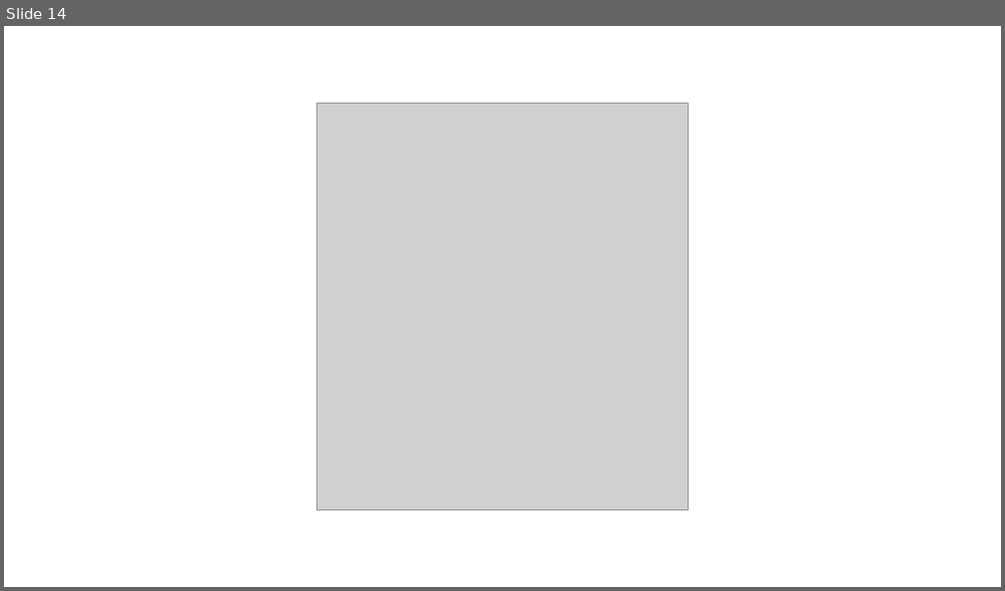
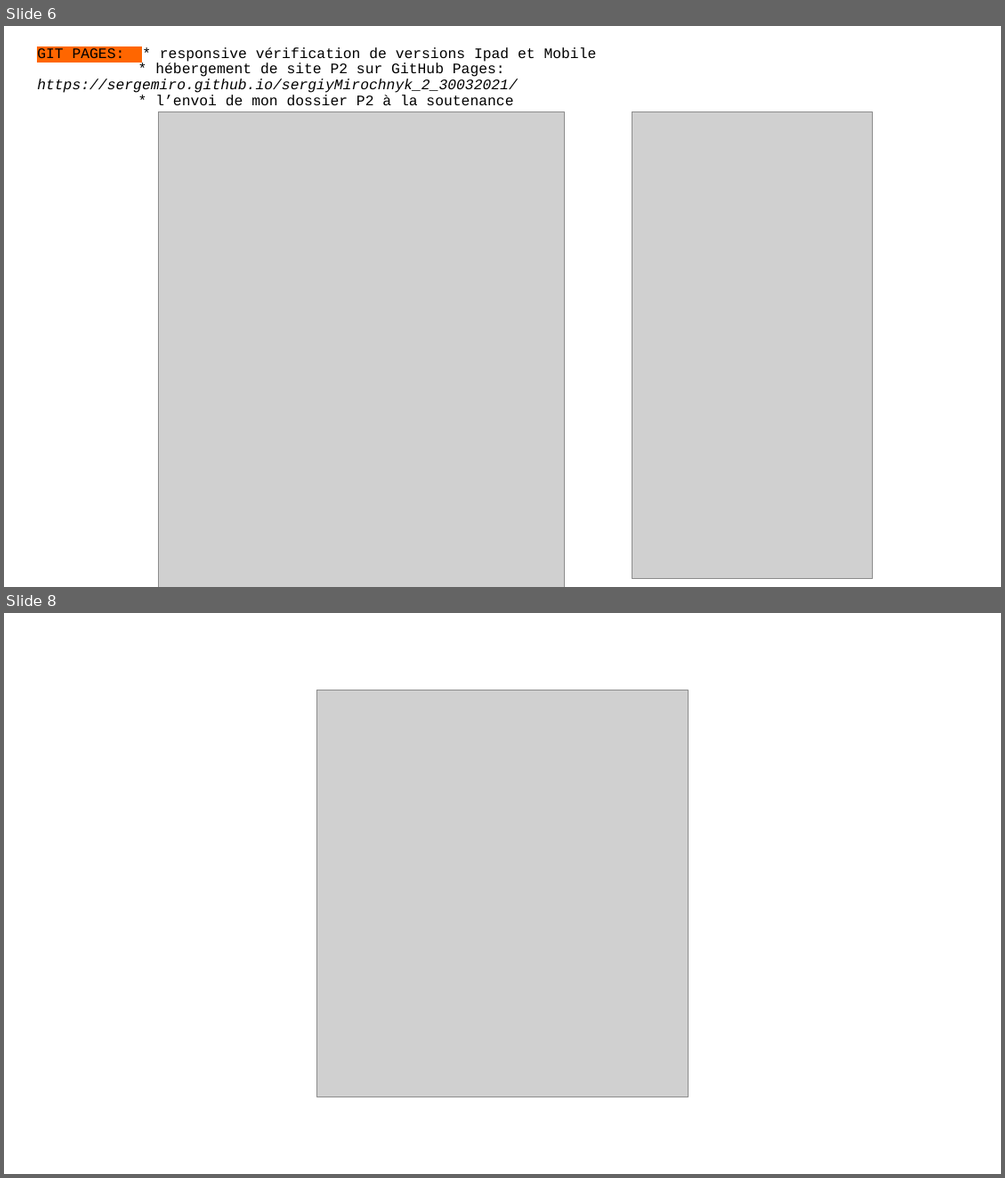
Before and after one commit to SergeMiro/sergiyMirochnyk_2_30032021, a slide deck: PRESENTATION-SergiyMirochnyk-_2_30032021.pptx. Shown one above the other, each under a label of ours: slide 14 before the commit, slides 6 and 8 after it; the slides between them are not shown. The pictures are 1005x591 and 1005x1178 pixels, drawn with LibreOffice and Linux fonts; fonts in the diff are those of the drawing; grey boxes stand for pictures. Boxes give left, top, right and bottom in pixels: in the first picture for what was removed or moved away, otherwise in the second. Text is boxed around its words. In the diff, an @@ line names an element or a change of style, - is before the commit and + after.

```diff
--- a/PRESENTATION-SergiyMirochnyk-_2_30032021.pptx
+++ b/PRESENTATION-SergiyMirochnyk-_2_30032021.pptx
@@ slide 6 added at (4, 26, 1001, 587), background #FFFFFF @@
@@ title added at (37, 47, 597, 106), 14 pt, text #000000 @@
+GIT PAGES: * responsive vérification de versions Ipad et Mobile
+* hébergement de site P2 sur GitHub Pages: https://sergemiro.github.io/sergiyMirochnyk_2_30032021/
+* l’envoi de mon dossier P2 à la soutenance
@@ picture added at (159, 111, 564, 587) @@
@@ picture added at (632, 111, 872, 578) @@
@@ what was slide 14 is now slide 8 @@
```
Also in this commit, not shown: 1 slide changed, 5 other slides added, 12 slides removed, 3 other files.
